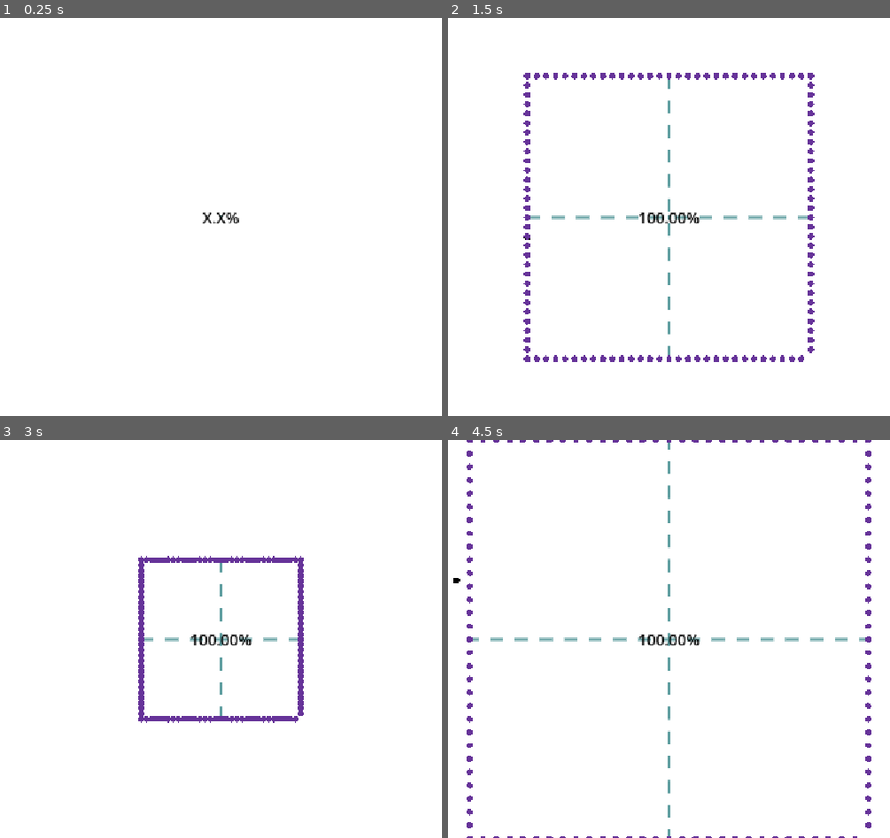
Above: before the commit, frames 1-4 (two rows, left to right).
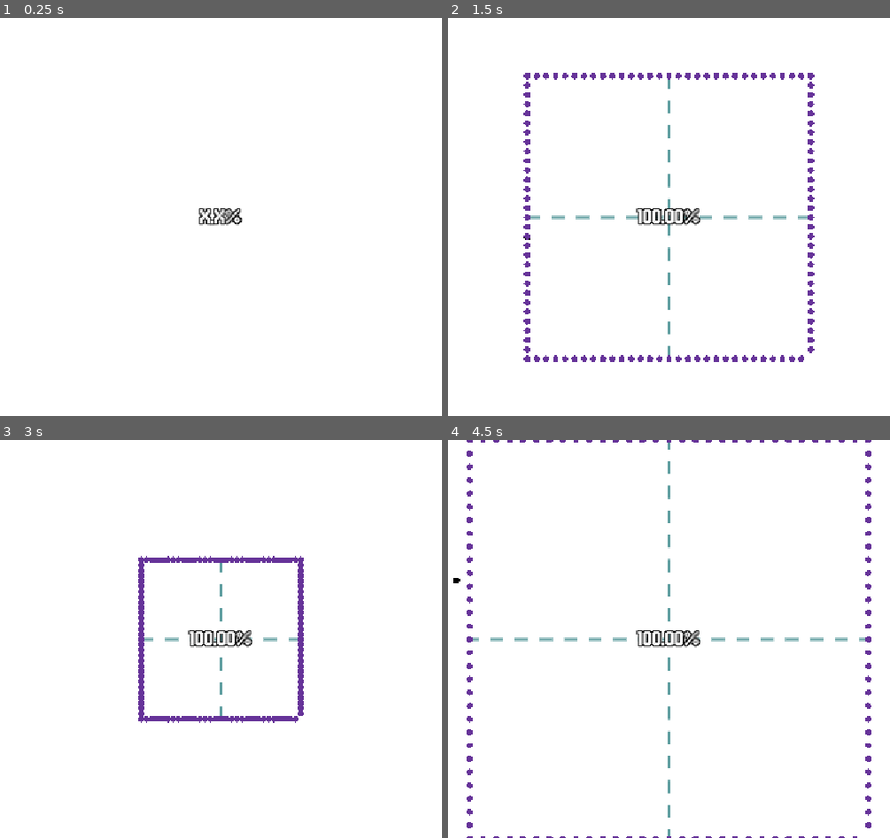
Above: after the commit, the same moments.

Repository: FennecKii/perfect-square
Game: Godot game, scene res://whiteboard.tscn
The game is run twice, just before and just after one commit, with the same random seed, the same clock (stepped at 60 frames per second) and the same inputs.
Inputs (mouse positions are in pixels of both pictures, inside the frame that each line leads up to):
- Up to frame 1 (0.25 s): no input
- Up to frame 2 (1.5 s): tap Enter at 0.5 s; move the mouse to (823, 197) at 0.52 s; click (823, 197) at 0.67 s; tap Space at 1.25 s; move the mouse to (527, 236) at 1.27 s; click (527, 236) at 1.42 s
- Up to frame 3 (3 s): tap Enter at 2 s; move the mouse to (291, 551) at 2.02 s; click (291, 551) at 2.17 s; tap Space at 2.75 s; move the mouse to (185, 718) at 2.77 s; click (185, 718) at 2.92 s
- Up to frame 4 (4.5 s): tap Enter at 3.5 s; move the mouse to (881, 698) at 3.52 s; click (881, 698) at 3.67 s; tap Space at 4.25 s; move the mouse to (456, 579) at 4.27 s; click (456, 579) at 4.42 s

The runs differ from the first frame. In frame 1, 0.3% of the frame differs, in the area x 44-55%, y 47-53%; in frame 2, 0.5%; in frame 3, 0.5%, in the area x 42-58%, y 47-53%; in frame 4, 0.5%.

Commit message:
ui added to main scene

Diff:
--- a/ui.tscn
+++ b/ui.tscn
@@ -3,27 +3,26 @@
 [ext_resource type="Theme" uid="uid://bcb6jx2yuewkc" path="res://ui_default_theme.tres" id="1_fyqef"]
 
 [node name="UI" type="Control"]
+custom_minimum_size = Vector2(10, 10)
 layout_mode = 3
 anchors_preset = 15
 anchor_right = 1.0
 anchor_bottom = 1.0
-offset_right = -1152.0
-offset_bottom = -648.0
+offset_right = -1142.0
+offset_bottom = -638.0
 grow_horizontal = 2
 grow_vertical = 2
 
 [node name="Game Lose" type="Label" parent="."]
 visible = false
 layout_mode = 1
-anchors_preset = 8
-anchor_left = 0.5
-anchor_top = 0.5
-anchor_right = 0.5
-anchor_bottom = 0.5
-offset_left = -694.0
-offset_top = -355.0
-offset_right = -458.0
-offset_bottom = -293.0
+anchors_preset = -1
+anchor_top = -0.1
+anchor_bottom = -0.1
+offset_left = -118.0
+offset_top = -30.0
+offset_right = 118.0
+offset_bottom = 32.0
 grow_horizontal = 2
 grow_vertical = 2
 theme = ExtResource("1_fyqef")
@@ -34,17 +33,10 @@
 [node name="Game Win" type="Label" parent="."]
 visible = false
 layout_mode = 1
-anchors_preset = 8
-anchor_left = 0.5
-anchor_top = 0.5
-anchor_right = 0.5
-anchor_bottom = 0.5
-offset_left = -694.0
-offset_top = -355.0
-offset_right = -458.0
-offset_bottom = -293.0
-grow_horizontal = 2
-grow_vertical = 2
+offset_left = -118.0
+offset_top = -31.0
+offset_right = 118.0
+offset_bottom = 31.0
 theme = ExtResource("1_fyqef")
 text = "New Highscore: "
 horizontal_alignment = 1
--- a/whiteboard.tscn
+++ b/whiteboard.tscn
@@ -1,7 +1,9 @@
-[gd_scene load_steps=3 format=3 uid="uid://cj881scupmcst"]
+[gd_scene load_steps=5 format=3 uid="uid://cj881scupmcst"]
 
 [ext_resource type="Script" uid="uid://dveesddjx3uhj" path="res://whiteboard.gd" id="1_ihy0m"]
 [ext_resource type="Curve" uid="uid://de73cvwww280o" path="res://distrance_curve.tres" id="2_tyhvn"]
+[ext_resource type="Theme" uid="uid://bcb6jx2yuewkc" path="res://ui_default_theme.tres" id="3_c7jcs"]
+[ext_resource type="PackedScene" uid="uid://31catl2ugpea" path="res://ui.tscn" id="4_4ykqq"]
 
 [node name="Whiteboard" type="Node2D"]
 script = ExtResource("1_ihy0m")
@@ -26,12 +28,17 @@
 [node name="Camera2D" type="Camera2D" parent="."]
 
 [node name="Label" type="Label" parent="."]
-offset_left = -64.0
-offset_top = -42.0
-offset_right = 65.0
-offset_bottom = 42.0
-theme_override_colors/font_color = Color(0, 0, 0, 1)
-theme_override_font_sizes/font_size = 25
+offset_left = -56.0
+offset_top = -22.0
+offset_right = 56.0
+offset_bottom = 21.3333
+theme = ExtResource("3_c7jcs")
+theme_override_font_sizes/font_size = 40
 text = "0"
 horizontal_alignment = 1
 vertical_alignment = 1
+
+[node name="UI" parent="." instance=ExtResource("4_4ykqq")]
+offset_top = 43.0
+offset_right = 10.0
+offset_bottom = 53.0
